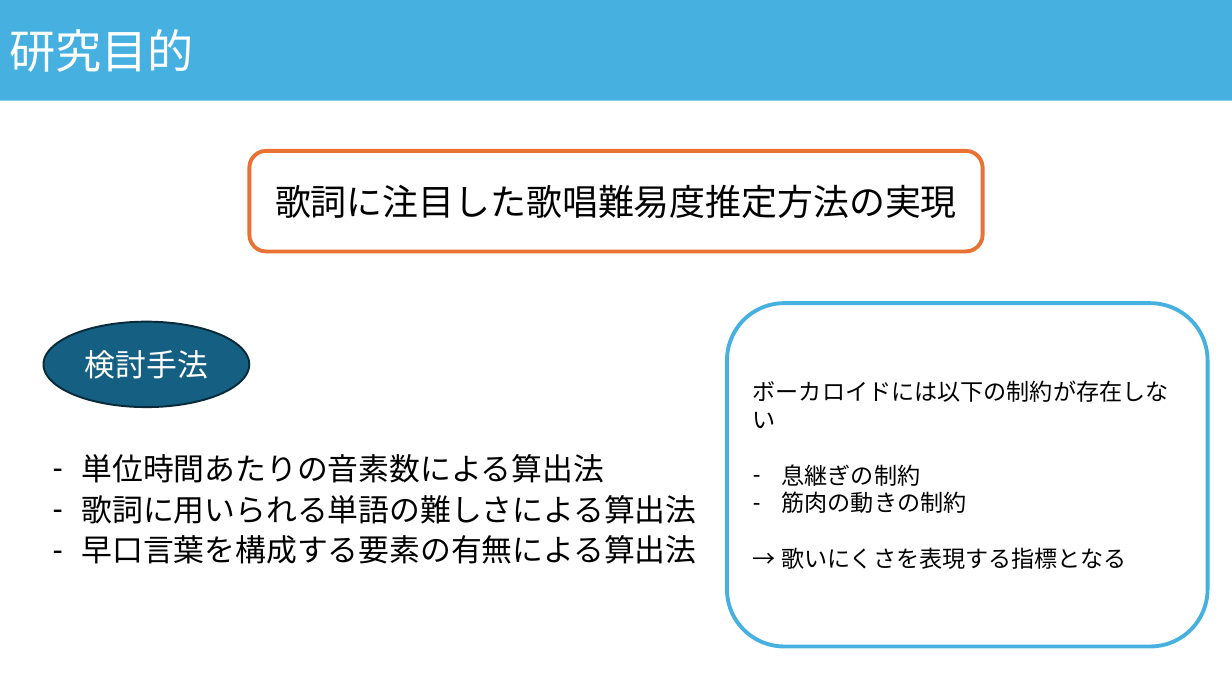
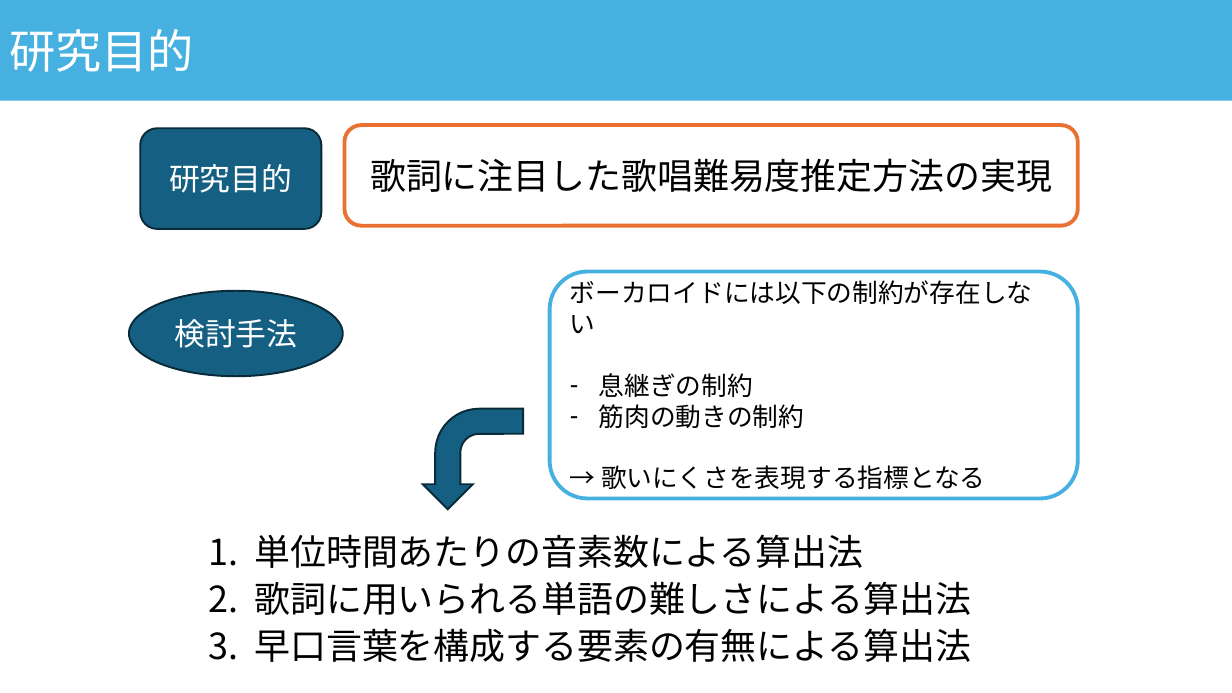
Before and after one commit to asn407/20241221, a slide deck: slide 4 of 年末発表.pptx. Drawn at 1232x693 pixels with LibreOffice and Linux fonts; fonts in the diff are those of the drawing. Boxes give left, top, right and bottom in pixels: in the first picture for what was removed or moved away, otherwise in the second. Text is boxed around its words. In the diff, an @@ line names an element or a change of style, - is before the commit and + after.

```diff
--- a/年末発表.pptx
+++ b/年末発表.pptx
@@ rounded rectangle added at [140, 128, 322, 229], fill #156082, outline #092A39 1.5 pt, 24 pt, text #FFFFFF @@
+研究目的
@@ rounded rectangle "歌詞に注目した歌唱難易度推定方法の実現": place and size @@
-rounded rectangle "歌詞に注目した歌唱難易度推定方法の実現" at [250, 151, 983, 251]
+rounded rectangle "歌詞に注目した歌唱難易度推定方法の実現" at [345, 125, 1079, 226]
@@ ellipse "検討手法": place and size @@
-ellipse "検討手法" at [43, 322, 250, 407]
+ellipse "検討手法" at [129, 291, 343, 376]
@@ rounded rectangle "ボーカロイドには以下の制約が存在しない": place and size @@
-rounded rectangle "ボーカロイドには以下の制約が存在しない" at [727, 303, 1208, 647]
+rounded rectangle "ボーカロイドには以下の制約が存在しない" at [550, 272, 1079, 499]
@@ rounded rectangle "ボーカロイドには以下の制約が存在しない" at [550, 272, 1079, 499]: size 18 to 20 pt @@
@@ bent arrow added at [422, 409, 523, 509], fill #156082, outline #092A39 1.5 pt @@
@@ text "単位時間あたりの音素数による算出法": place and size @@
-text "単位時間あたりの音素数による算出法" at [81, 454, 696, 564]
+text "単位時間あたりの音素数による算出法" at [254, 534, 971, 662]
@@ text "単位時間あたりの音素数による算出法" at [254, 534, 971, 662]: size 24 to 28 pt; bullet - to 1. @@
```
Also in this commit, not shown: 7 other slides changed, 2 slides added, 1 slide removed.
